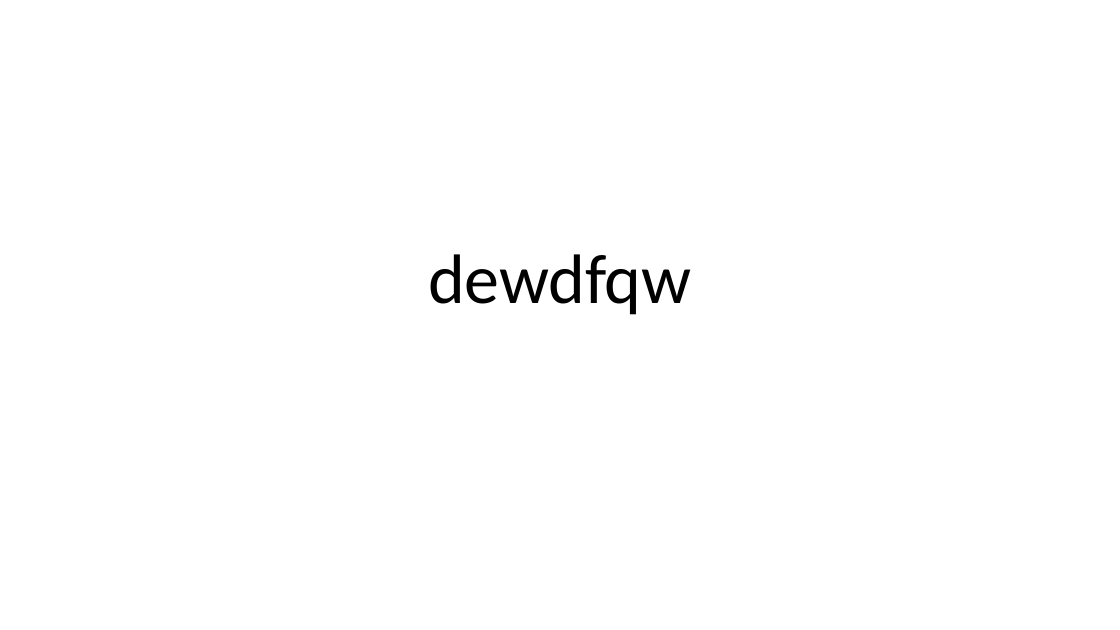
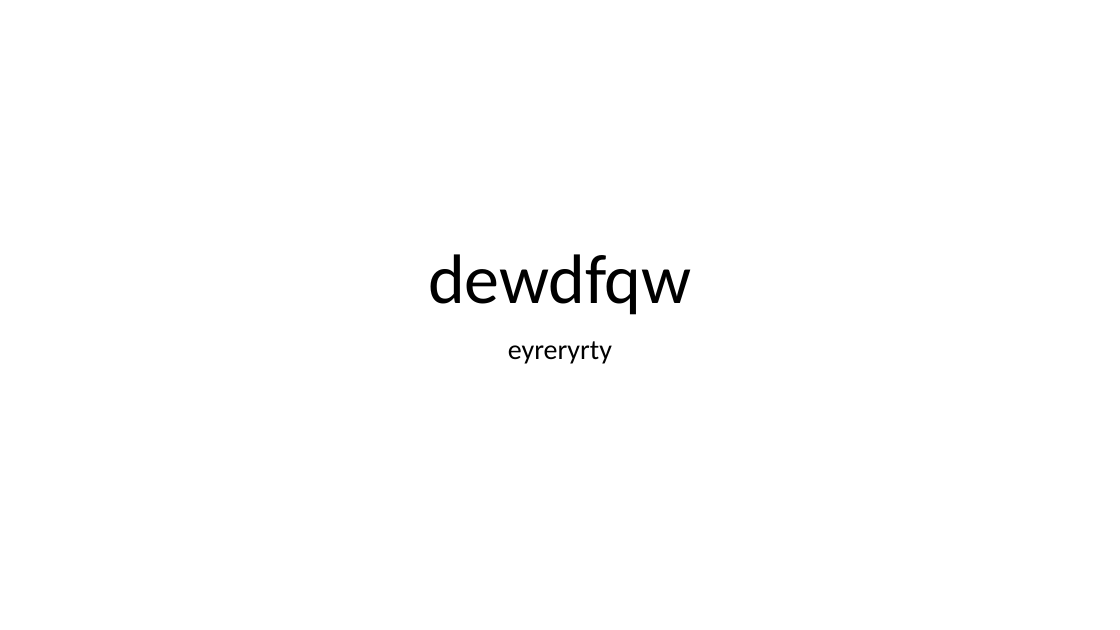
Before and after one commit to mohammadashifkhan/Car-Wash, a slide deck: slide 1 of ppt/abcd.pptx. Drawn at 1120x630 pixels with LibreOffice and Linux fonts; fonts in the diff are those of the drawing. Boxes give left, top, right and bottom in pixels: in the first picture for what was removed or moved away, otherwise in the second. Text is boxed around its words. In the diff, an @@ line names an element or a change of style, - is before the commit and + after.

```diff
--- a/ppt/abcd.pptx
+++ b/ppt/abcd.pptx
@@ subtitle added at box(508, 341, 612, 364), 24 pt, text #000000 @@
+eyreryrty
```
